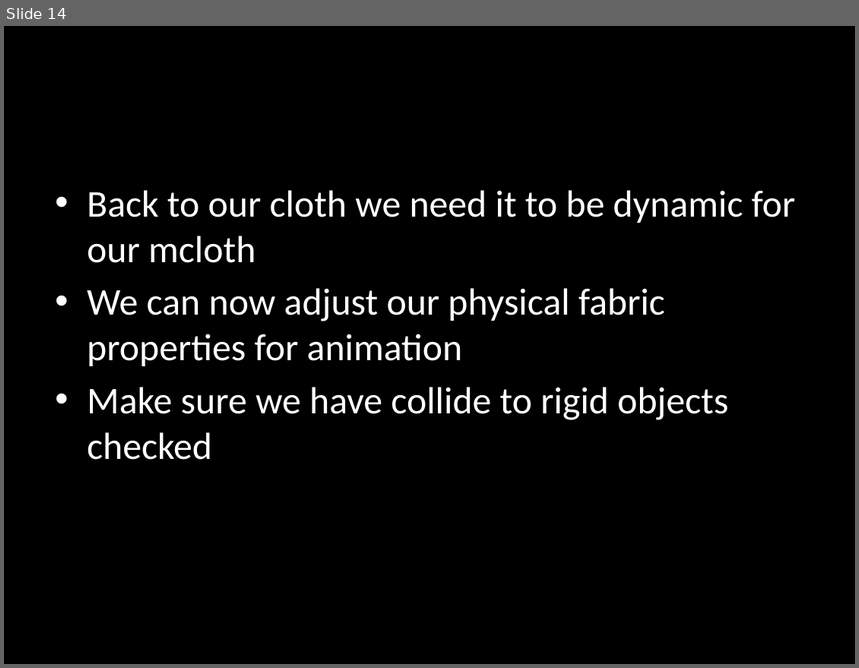
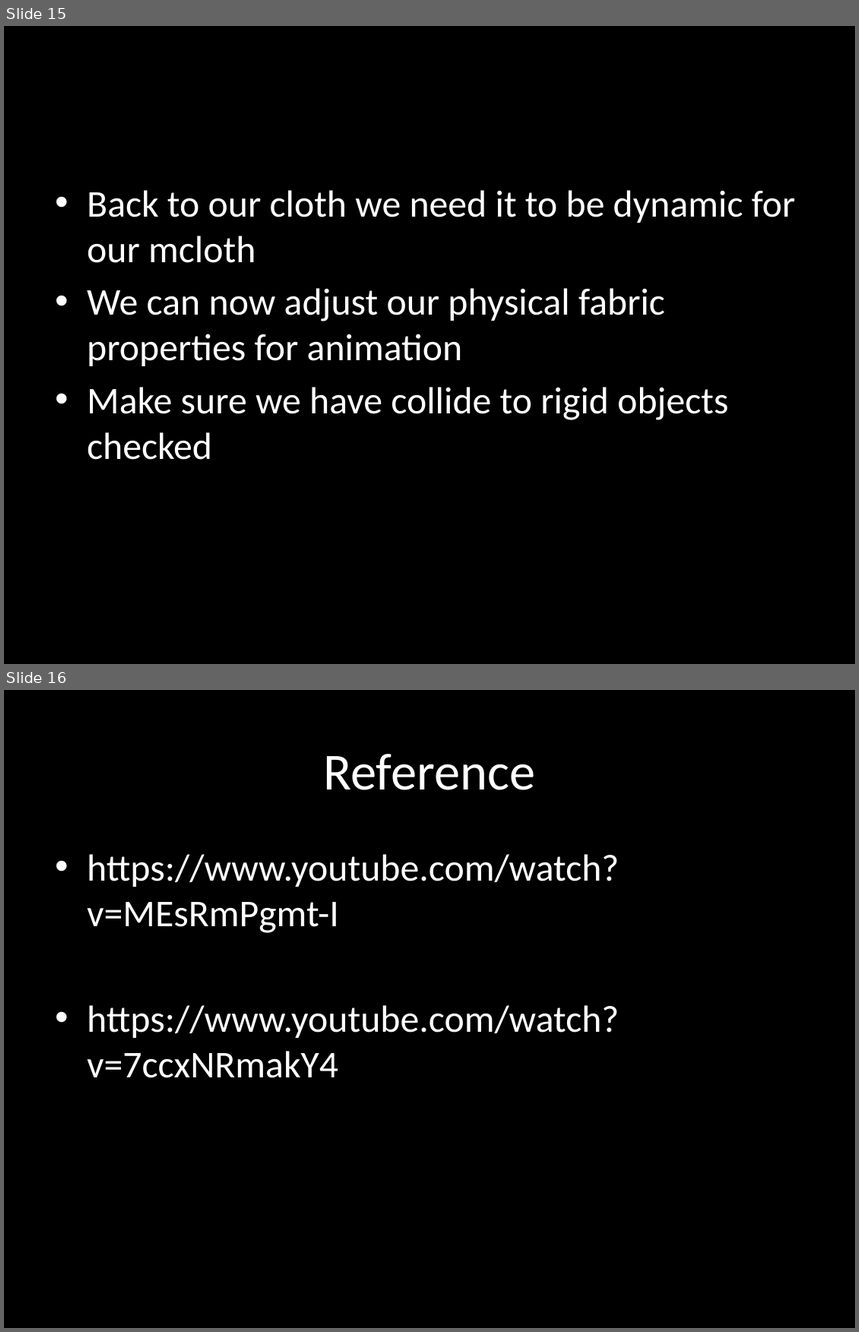
Before and after one commit to diego04/3ds-max-cloth-presentation, a slide deck: Cloth Presentation; not finished.pptx. Shown one above the other, each under a label of ours: slide 14 before the commit, slides 15 and 16 after it. The pictures are 859x668 and 859x1332 pixels, drawn with LibreOffice and Linux fonts; fonts in the diff are those of the drawing. Boxes give left, top, right and bottom in pixels: in the first picture for what was removed or moved away, otherwise in the second. Text is boxed around its words. In the diff, an @@ line names an element or a change of style, - is before the commit and + after.

```diff
--- a/Cloth Presentation; not finished.pptx
+++ b/Cloth Presentation; not finished.pptx
@@ slide 16 added at <box>4,690,855,1328</box>, background #000000 @@
@@ title added at <box>324,754,536,790</box>, 44 pt, text #FFFFFF @@
+Reference
@@ text added at <box>87,854,619,1078</box>, 32 pt, text #FFFFFF @@
+• https://www.youtube.com/watch?v=MEsRmPgmt-I
+• https://www.youtube.com/watch?v=7ccxNRmakY4
@@ what was slide 14 is now slide 15 @@
```
Also in this commit, not shown: 1 other slide added.
